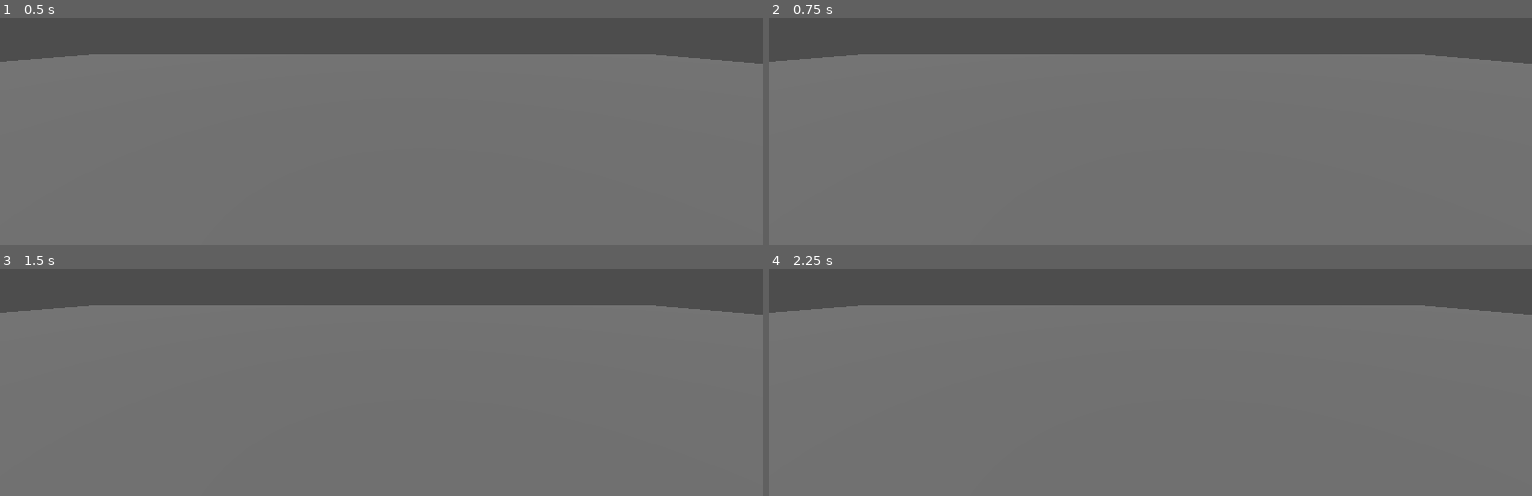
Above: before the commit, frames 1-4 (two rows, left to right).
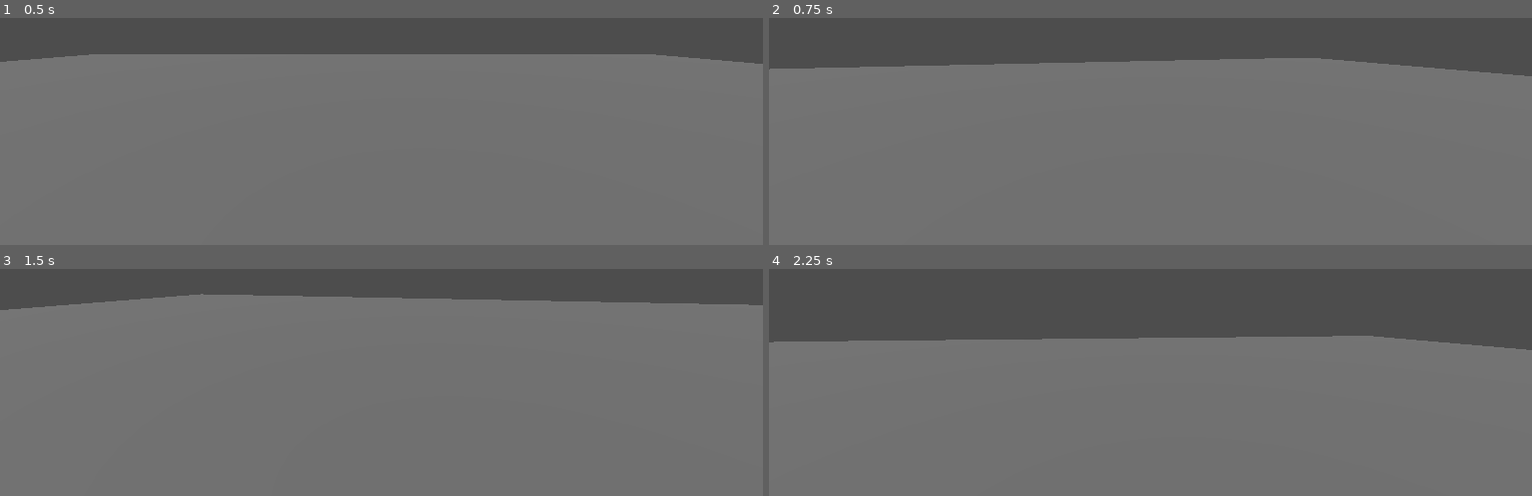
Above: after the commit, the same moments.

Repository: Votline/Run_Away
Game: Godot game, scene res://Scenes/main.tscn
The game is run twice, just before and just after one commit, with the same random seed, the same clock (stepped at 60 frames per second) and the same inputs.
Inputs (mouse positions are in pixels of both pictures, inside the frame that each line leads up to):
- Up to frame 1 (0.5 s): no input
- Up to frame 2 (0.75 s): tap Enter at 0.5 s; move the mouse to (outside the picture) at 0.52 s; hold D (move_right) from 0.53 s (still down); hold Ctrl (crouch) from 0.53 s (still down)
- Up to frame 3 (1.5 s): tap Space at 1.25 s; move the mouse to (228, 303) at 1.27 s; release D (move_right) at 1.28 s; release Ctrl (crouch) at 1.28 s; hold S (move_back) from 1.28 s (still down); tap Shift (run) at 1.35 s
- Up to frame 4 (2.25 s): tap Enter at 2 s; move the mouse to (outside the picture) at 2.02 s; release S (move_back) at 2.03 s; hold D (move_right) from 2.03 s (still down); hold Ctrl (crouch) from 2.03 s (still down)

Frame 1 is identical in both runs. In frame 2, 3.9% of the frame differs, in the area x 0-100%, y 15-26%; in frame 3, 2.7%; in frame 4, 15%, in the area x 0-100%, y 15-36%.

Commit message:
Making a mousecontroller(without clamp)[1]

Diff:
--- a/Entities/Players/MouseController.gd
+++ b/Entities/Players/MouseController.gd
@@ -1,8 +1,16 @@
 extends CharacterBody3D
 
+@onready var head = $Head; @onready var camera = $Head/Camera3D
+@onready var sensitivity: float = 0.001
 
 func _ready():
-	pass
+	Input.set_mouse_mode(Input.MOUSE_MODE_CAPTURED)
 
 func _process(delta):
 	pass
+
+func _unhandled_input(event):
+	if event is InputEventMouseMotion:
+		head.rotate_y(-event.relative.x * sensitivity)
+		camera.rotate_x(-event.relative.y * sensitivity)
+		#camera.rotation.x = clamp(camera.rotation.x, deg_to_rad(-40), deg_to_rad(-60))
--- a/Entities/Players/Movement.gd
+++ b/Entities/Players/MovementController.gd
@@ -1,12 +1,14 @@
 extends CharacterBody3D
 
-var move_direction: Vector3; var isMoving: bool; var isRunning: bool; var isCrouching: bool; var isSliding: bool; #Move
+var move_direction: Vector3; var isMoving: bool; var isRunning: bool; var isCrouching: bool; var isSliding: bool #Move
 var current_speed:float; var walk_speed:float; var run_speed: float; var crouch_speed: float #Speed
+var gravity: float
 
 
 func _ready():
 	isMoving=false; isRunning=false; isCrouching=false; isSliding=false
 	current_speed=0; walk_speed=5; run_speed=10; crouch_speed=2;
+	gravity = 9.8
 
 
 func _process(delta):
@@ -18,7 +20,7 @@
 func move(delta):
 	move_direction = Vector3(
 		Input.get_axis('move_left', 'move_right'),
-		0 ,
+		0,
 		Input.get_axis('move_forward', 'move_back')
 		)
 	if move_direction.x == 0 && move_direction.z == 0 && !isSliding:
@@ -48,3 +50,5 @@
 		translate(Vector3.FORWARD * current_speed * delta)
 	else:
 		isSliding=false;
+func physics():
+	pass
--- a/Entities/Players/player(bobby).tscn
+++ b/Entities/Players/player(bobby).tscn
@@ -1,10 +1,15 @@
-[gd_scene load_steps=4 format=3 uid="uid://d4gd7rsrno8ut"]
+[gd_scene load_steps=5 format=3 uid="uid://d4gd7rsrno8ut"]
 
 [ext_resource type="Script" path="res://Entities/Players/MouseController.gd" id="1_458m2"]
 
 [sub_resource type="CapsuleShape3D" id="CapsuleShape3D_2hytx"]
 
 [sub_resource type="CapsuleMesh" id="CapsuleMesh_6p41u"]
+
+[sub_resource type="GDScript" id="GDScript_q2egf"]
+script/source = "extends Camera3D
+
+"
 
 [node name="Player(Bobby)" type="CharacterBody3D"]
 transform = Transform3D(0.08, 0, 0, 0, 0.1, 0, 0, 0, 0.08, 0, 0, 0)
@@ -16,5 +21,8 @@
 [node name="MeshInstance3D" type="MeshInstance3D" parent="."]
 mesh = SubResource("CapsuleMesh_6p41u")
 
-[node name="Camera3D" type="Camera3D" parent="."]
+[node name="Head" type="Node3D" parent="."]
+
+[node name="Camera3D" type="Camera3D" parent="Head"]
 transform = Transform3D(12.5, 0, 0, 0, 10, 0, 0, 0, 12.5, 0, 0.634756, -0.188319)
+script = SubResource("GDScript_q2egf")
